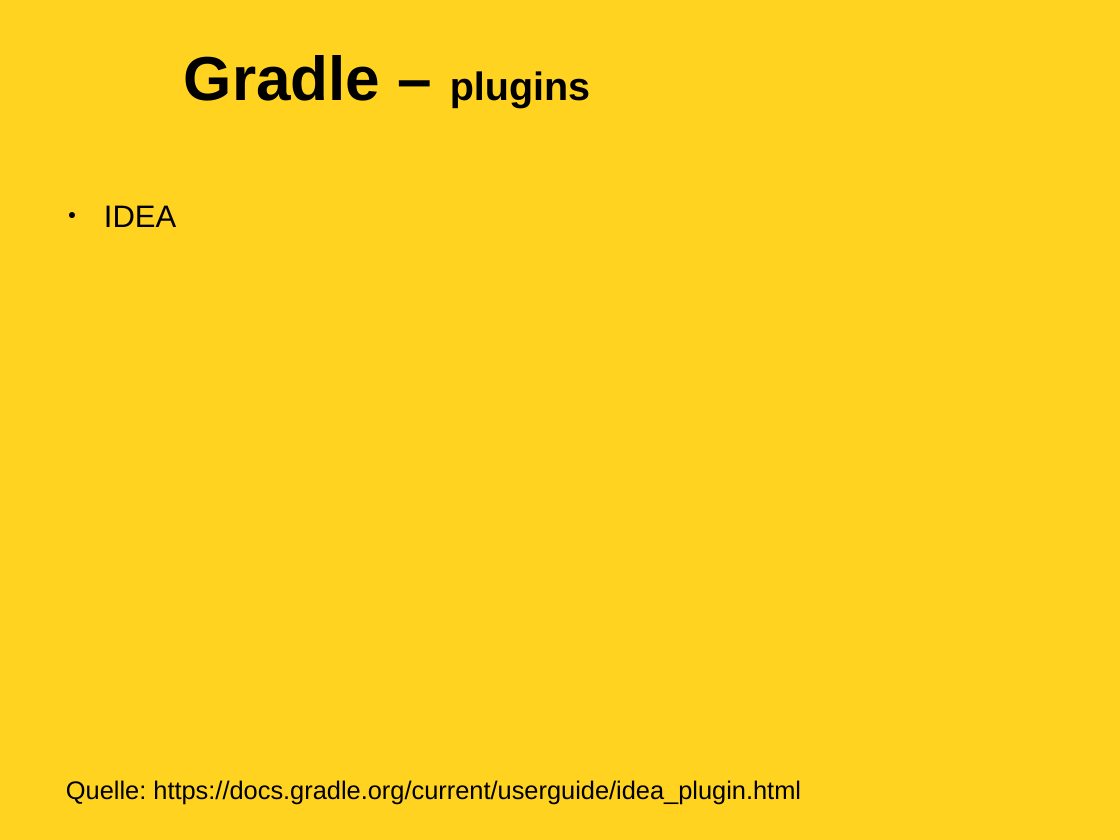
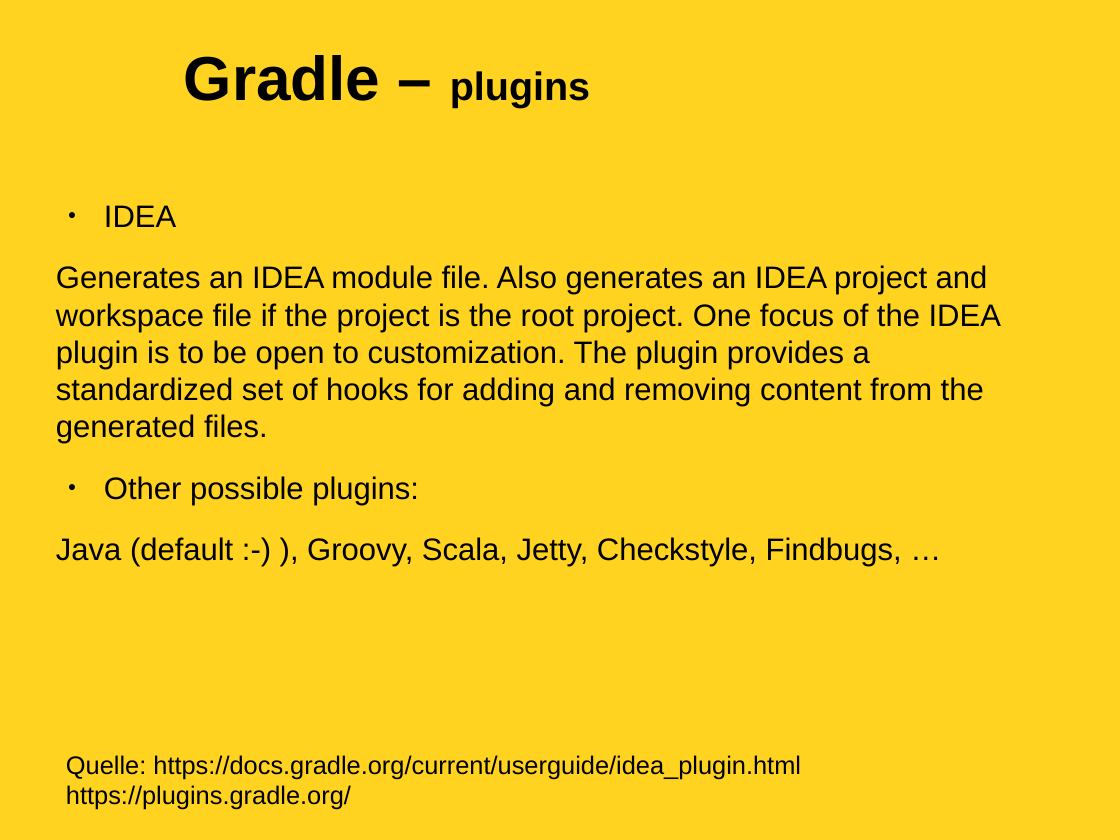
Before and after one commit to soehmann/academy, a slide deck: slide 13 of groovy-academy.odp. Drawn at 1120x840 pixels with LibreOffice and Linux fonts; fonts in the diff are those of the drawing; background and template pictures are left out. Boxes give left, top, right and bottom in pixels: in the first picture for what was removed or moved away, otherwise in the second. Text is boxed around its words. In the diff, an @@ line names an element or a change of style, - is before the commit and + after.

Commit message:
Update presentation

```diff
--- a/groovy-academy.odp
+++ b/groovy-academy.odp
@@ text at <box>56,265,1001,566</box>: paragraphs added @@
+Generates an IDEA module file. Also generates an IDEA project and workspace file if the project is the root project. One focus of the IDEA plugin is to be open to customization. The plugin provides a standardized set of hooks for adding and removing content from the generated files.
+● Other possible plugins:
+Java (default :-) ), Groovy, Scala, Jetty, Checkstyle, Findbugs, …
@@ text "Quelle: https://docs.gradle.org/current/userguide/idea_plugi ...": place and size @@
-text "Quelle: https://docs.gradle.org/current/userguide/idea_plugi ..." at <box>66,780,801,805</box>
+text "Quelle: https://docs.gradle.org/current/userguide/idea_plugi ..." at <box>66,755,801,810</box>
@@ text at <box>66,785,351,810</box>: paragraph added @@
+https://plugins.gradle.org/
```
Also in this commit, not shown: 2 other slides changed, 1 other file.
